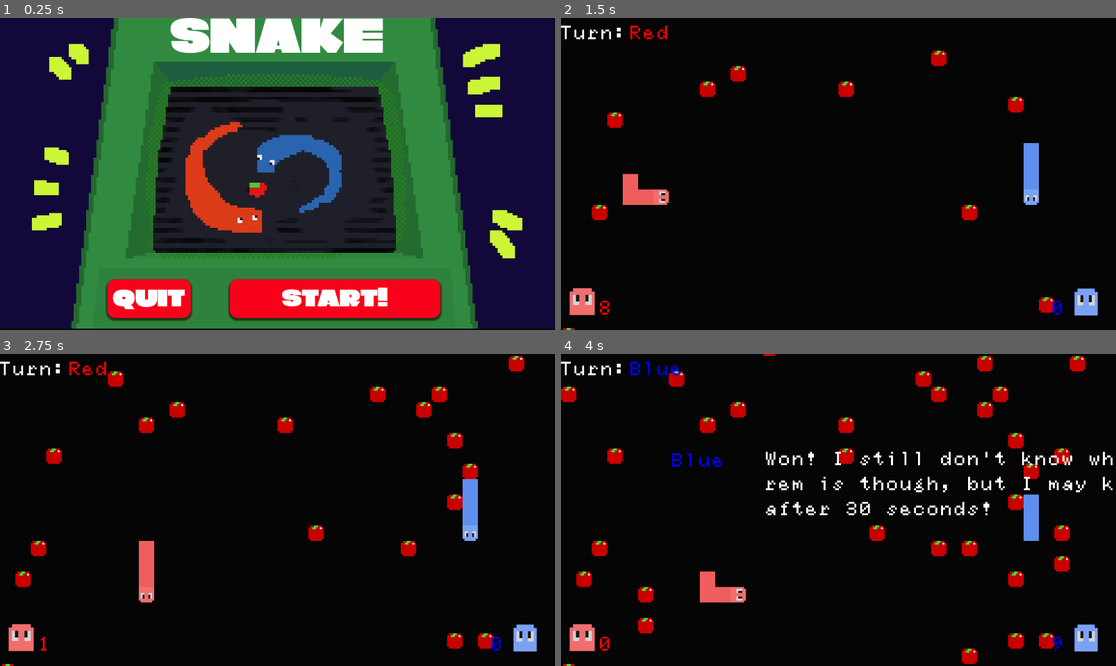
Above: before the commit, frames 1-4 (two rows, left to right).
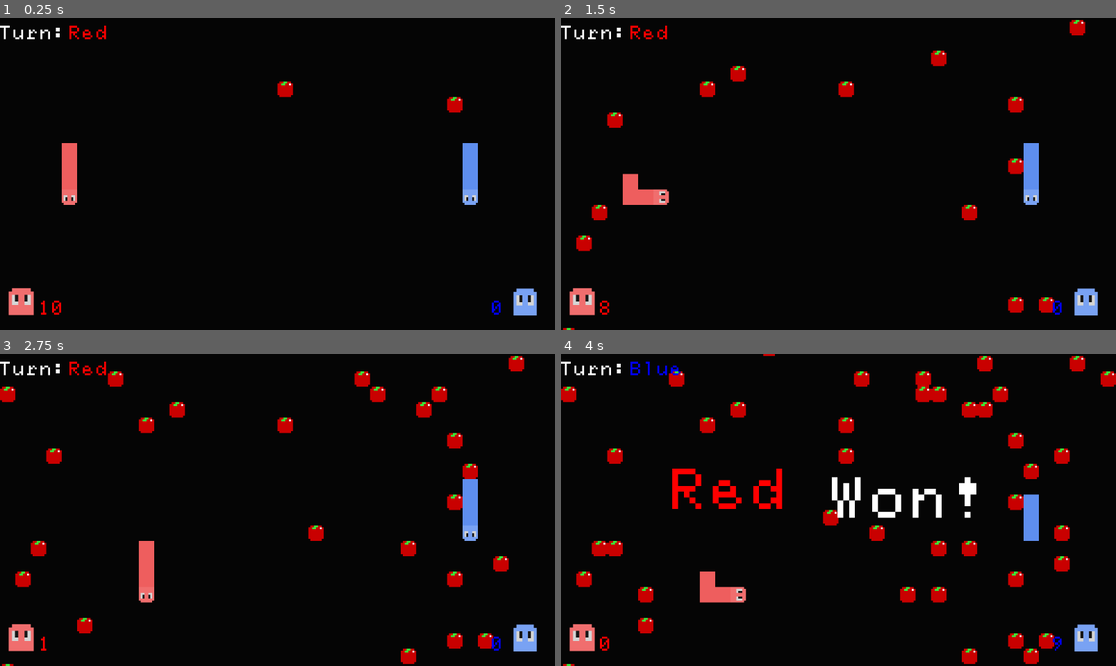
Above: after the commit, the same moments.

Repository: arrowira/MiniJam196Snake
Game: Godot game, scene res://scenes/main.tscn
Same seed, same stepped clock (60 frames per second), same inputs: the game is played once before the commit and once after it. Before the commit the project starts from res://scenes/Main_Menu.tscn.
Inputs (mouse positions are in pixels of both pictures, inside the frame that each line leads up to):
- Up to frame 1 (0.25 s): no input
- Up to frame 2 (1.5 s): click (894, 298) at 0.5 s, where only the run before the commit has a clickable "START!"; hold Right (p1right) from 1.28 s (still down); tap S (p2down) at 1.35 s
- Up to frame 3 (2.75 s): release Right (p1right) at 2.03 s; hold Down (p1down) from 2.03 s (still down); tap A (p2left) at 2.1 s
- Up to frame 4 (4 s): release Down (p1down) at 2.78 s; hold Right (p1right) 2.78-3.53 s; tap D (p2right) at 2.85 s; hold Up (p1up) from 3.53 s (still down); tap W (p2up) at 3.6 s

The runs differ from the first frame. In frame 1, 95% of the frame differs, in the area x 0-100%, y 0-100%; in frame 2, 0.5%; in frame 3, 0.8%; in frame 4, 4.9%.

Commit message:
WINNING FIX

Diff:
--- a/minijam-196-proj/project.godot
+++ b/minijam-196-proj/project.godot
@@ -11,7 +11,7 @@
 [application]
 
 config/name="minijam196proj"
-run/main_scene="uid://cxgmosw2davrv"
+run/main_scene="uid://3jlldpsx5vpm"
 config/features=PackedStringArray("4.5", "Forward Plus")
 config/icon="res://misc/icon.svg"
 
--- a/minijam-196-proj/scenes/main.tscn
+++ b/minijam-196-proj/scenes/main.tscn
@@ -85,14 +85,14 @@
 anchors_preset = -1
 anchor_left = -0.8400927
 anchor_top = -0.23371647
-anchor_right = -0.79374284
-anchor_bottom = 0.10733278
+anchor_right = -0.6578011
+anchor_bottom = 0.10733277
 offset_left = 1198.7869
 offset_top = 341.44827
 offset_right = 1270.7869
 offset_bottom = 381.44824
 theme_override_fonts/normal_font = ExtResource("5_tbgi4")
-theme_override_font_sizes/normal_font_size = 32
+theme_override_font_sizes/normal_font_size = 96
 metadata/_edit_use_anchors_ = true
 
 [node name="Winner" type="RichTextLabel" parent="Hud"]
@@ -101,13 +101,13 @@
 anchor_left = -0.073784724
 anchor_right = 0.6128472
 anchor_bottom = 0.34104937
-offset_left = 510.0
-offset_top = 187.0
-offset_right = 582.0
-offset_bottom = 227.0
+offset_left = 647.0
+offset_top = 208.0
+offset_right = 719.0
+offset_bottom = 248.0
 theme_override_fonts/normal_font = ExtResource("5_tbgi4")
-theme_override_font_sizes/normal_font_size = 32
-text = "Won! I still don't know who rem is though, but I may know after 30 seconds!"
+theme_override_font_sizes/normal_font_size = 96
+text = "Won!"
 metadata/_edit_use_anchors_ = true
 
 [node name="RemOrRam" type="RichTextLabel" parent="Hud"]
--- a/minijam-196-proj/scripts/snakeManager.gd
+++ b/minijam-196-proj/scripts/snakeManager.gd
@@ -44,7 +44,7 @@
 		get_tree().current_scene.get_node("Hud/Win").visible = true
 		var txt = get_node("/root/main/Hud/Win")
 		txt.bbcode_enabled = true
-		txt.text = "[color=red]Red[/color]"
+		txt.text = "[color=blue]Blue[/color]"
 		get_tree().current_scene.get_node("Hud/Winner").visible = true
 		$head.running = false
 
@@ -57,6 +57,6 @@
 		get_tree().current_scene.get_node("Hud/Win").visible = true
 		var txt = get_node("/root/main/Hud/Win")
 		txt.bbcode_enabled = true
-		txt.text = "[color=blue]Blue[/color]"
+		txt.text = "[color=red]Red[/color]"
 		get_tree().current_scene.get_node("Hud/Winner").visible = true
 		$head.running = false
Not shown: 1 places in minijam-196-proj/scenes/AppleSpawner.tscn that only renumber resources
